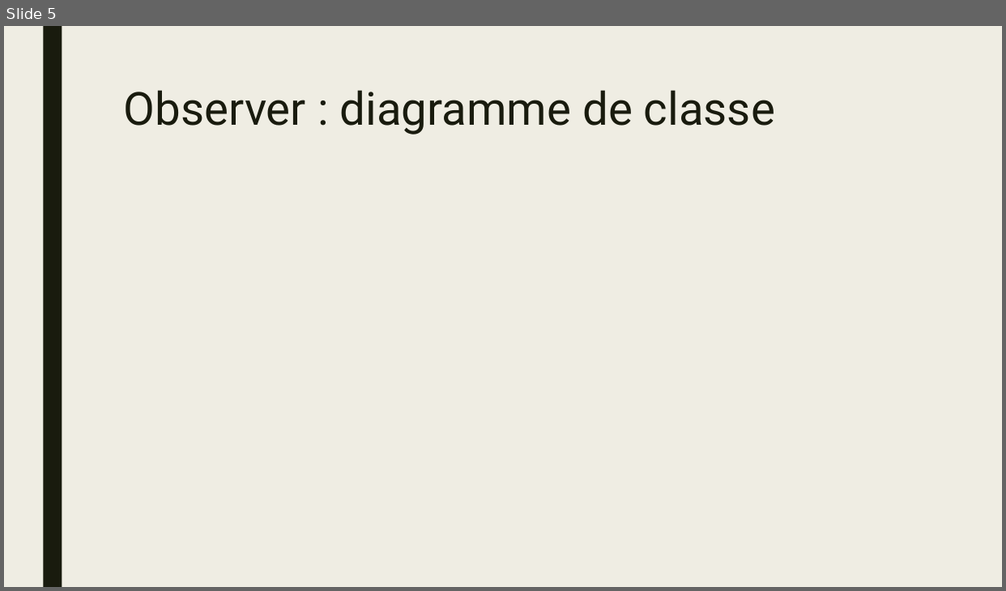
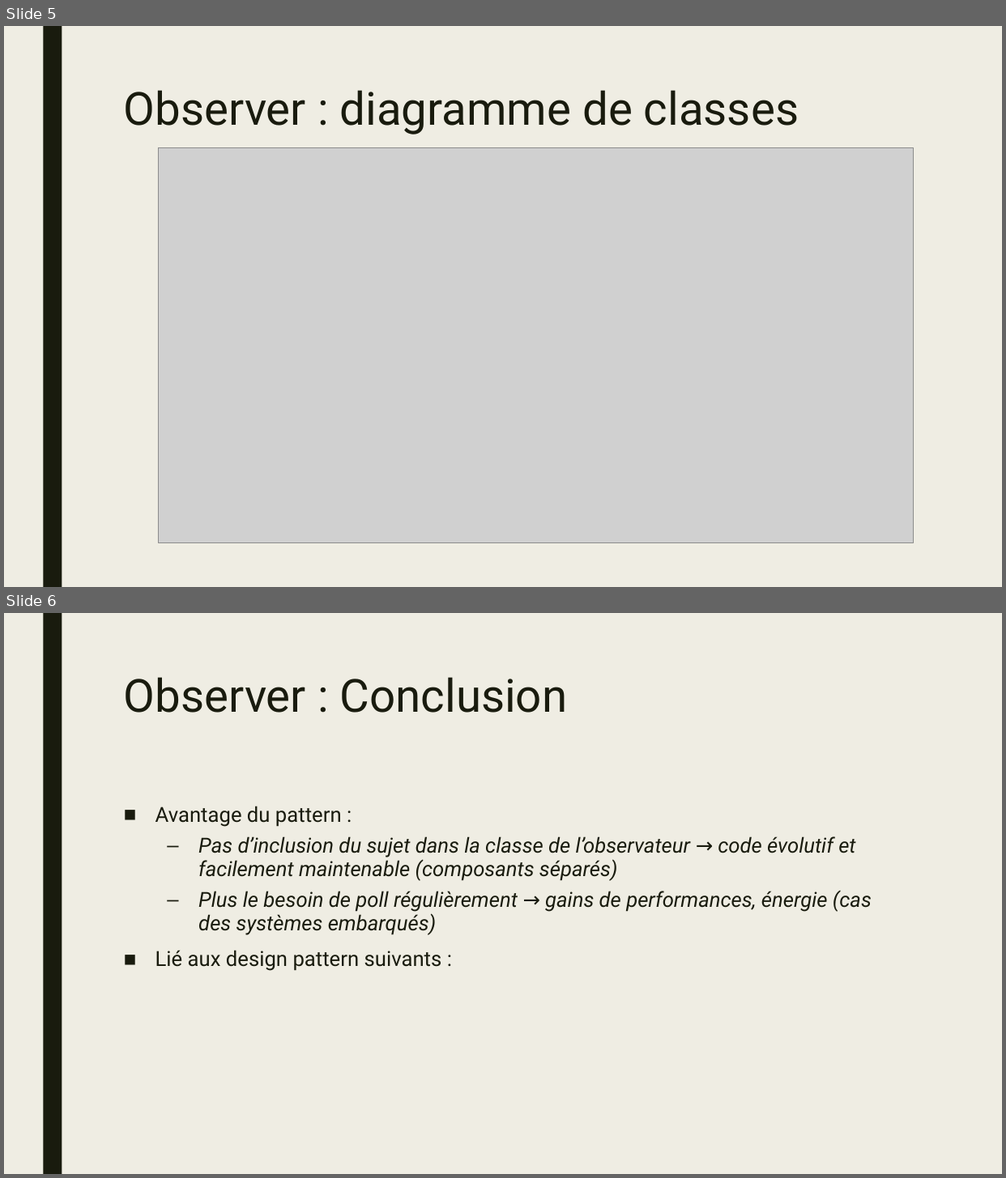
Before and after one commit to klagrassa/observer_dp, a slide deck: presentation.pptx. Shown one above the other, each under a label of ours: slide 5 before the commit, slides 5 and 6 after it. The pictures are 1006x591 and 1006x1178 pixels, drawn with LibreOffice and Linux fonts; fonts in the diff are those of the drawing; grey boxes stand for pictures. Boxes give left, top, right and bottom in pixels: in the first picture for what was removed or moved away, otherwise in the second. Text is boxed around its words. In the diff, an @@ line names an element or a change of style, - is before the commit and + after.

Commit message:
Classes finished

```diff
--- a/presentation.pptx
+++ b/presentation.pptx
@@ slide 6 added at [4,613,1002,1174], background #EFEDE3; not listed: 1 template element that a slide beside it also shows @@
@@ title added at [124,677,568,713], 44 pt, text #191B0E @@
+Observer : Conclusion
@@ text added at [155,806,872,971], 20 pt, text #191B0E, italic @@
+■ Avantage du pattern :
+  – Pas d’inclusion du sujet dans la classe de l’observateur → code évolutif et facilement maintenable (composants séparés)
+  – Plus le besoin de poll régulièrement → gains de performances, énergie (cas des systèmes embarqués)
+■ Lié aux design pattern suivants :
@@ slide 5 changed as well @@
@@ title at [124,90,799,135]: text changed @@
-Observer : diagramme de classe
+Observer : diagramme de classes
@@ picture added at [158,148,913,544] @@
```
Also in this commit, not shown: 3 other slides changed, 1 other slide added, 1 slide removed, 13 other files.
